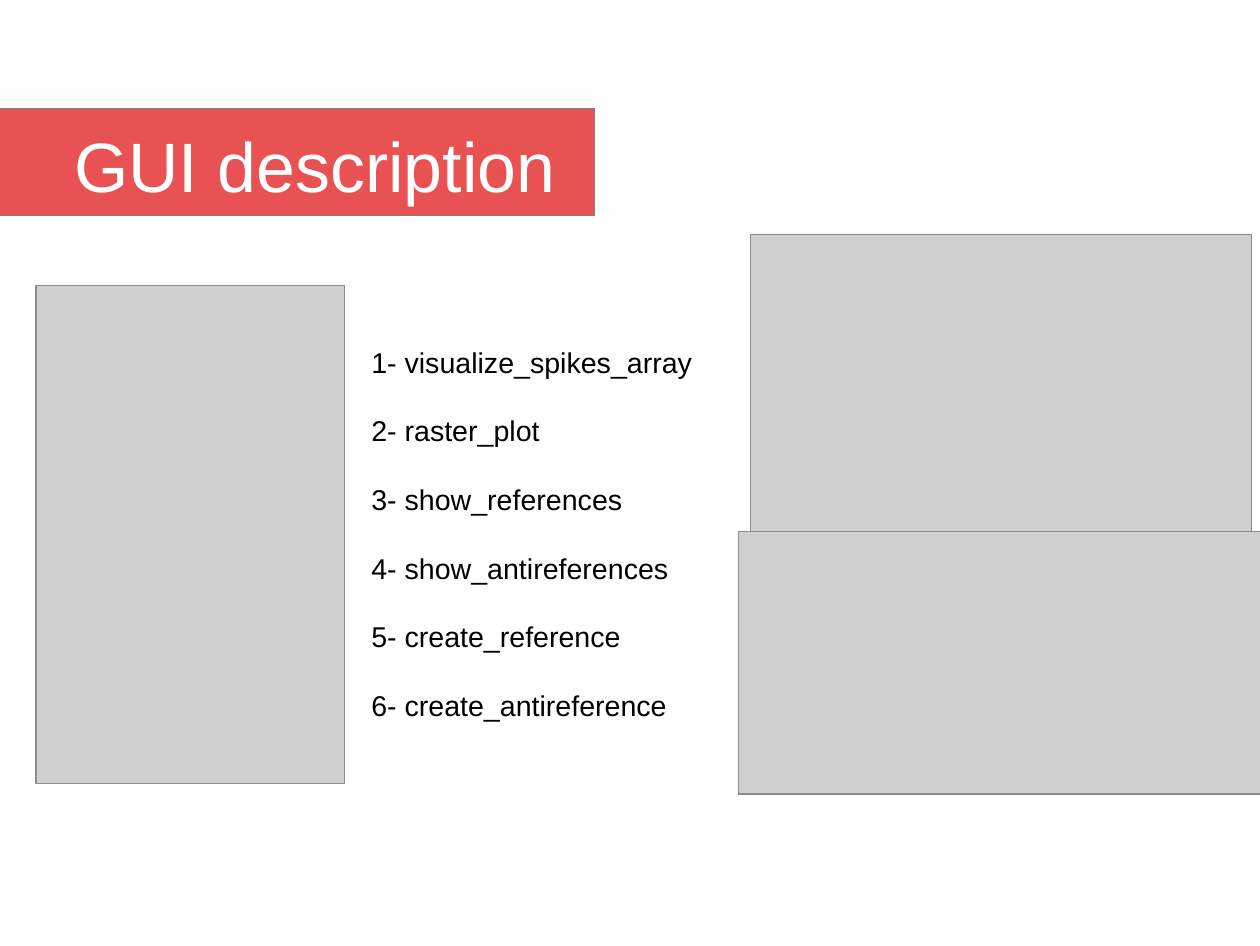
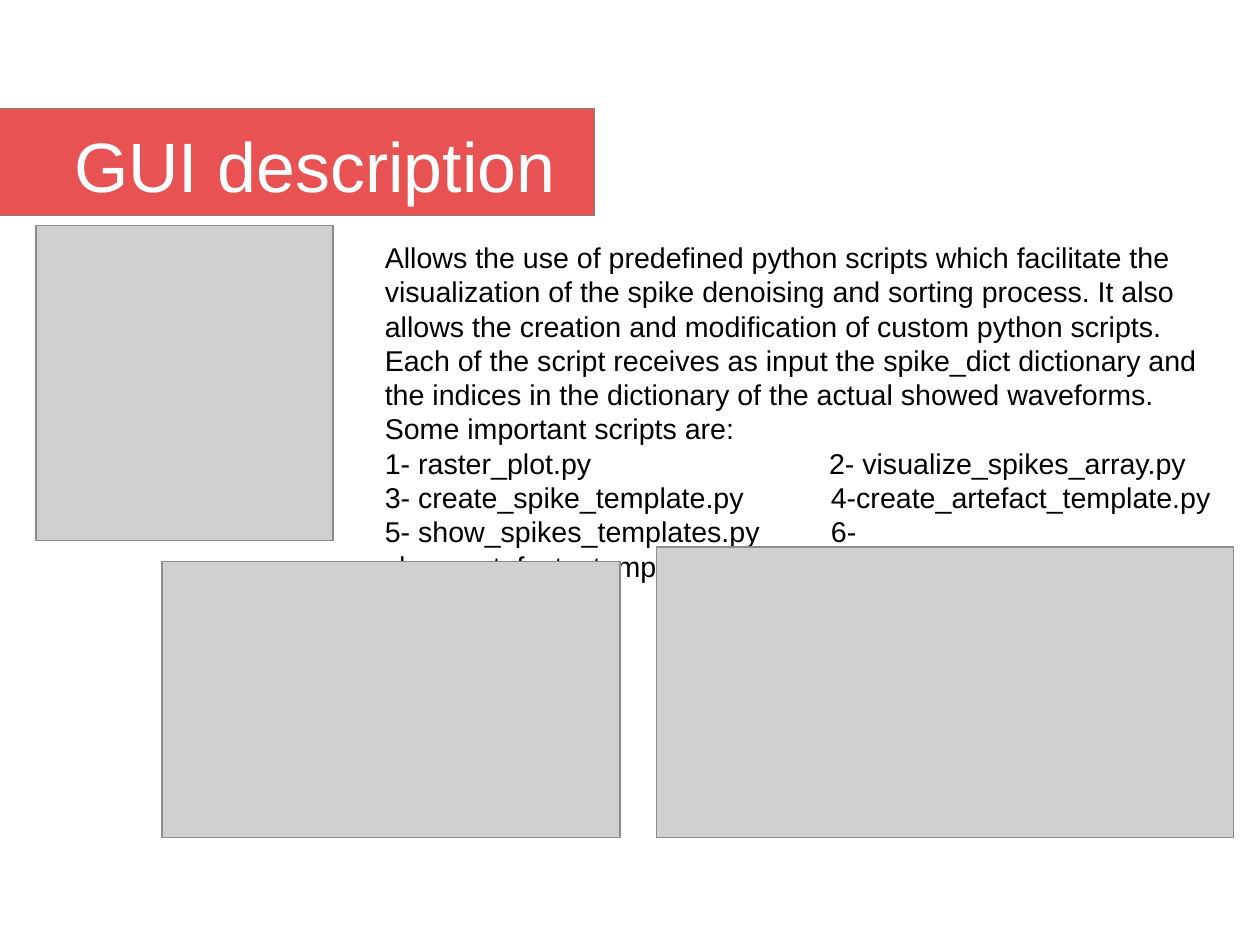
Before and after one commit to mikelval82/NeuroSorter, a slide deck: slide 9 of powerpoint.odp. Drawn at 1260x946 pixels with LibreOffice and Linux fonts; fonts in the diff are those of the drawing; grey boxes stand for pictures; background and template pictures are left out. Boxes give left, top, right and bottom in pixels: in the first picture for what was removed or moved away, otherwise in the second. Text is boxed around its words. In the diff, an @@ line names an element or a change of style, - is before the commit and + after.

```diff
--- a/powerpoint.odp
+++ b/powerpoint.odp
@@ picture resized from (x1=750, y1=234, x2=1251, y2=535) to (x1=35, y1=225, x2=333, y2=541) @@
@@ text added at (x1=385, y1=247, x2=1211, y2=582), 18 pt, text #000000 @@
+Allows the use of predefined python scripts which facilitate the visualization of the spike denoising and sorting process. It also allows the creation and modification of custom python scripts. Each of the script receives as input the spike_dict dictionary and the indices in the dictionary of the actual showed waveforms. Some important scripts are:
+1- raster_plot.py 2- visualize_spikes_array.py
+3- create_spike_template.py 4-create_artefact_template.py
+5- show_spikes_templates.py 6-show_artefacts_templates.py
@@ text removed at (x1=371, y1=352, x2=692, y2=721) @@
-1- visualize_spikes_array
-2- raster_plot
-3- show_references
-4- show_antireferences
-5- create_reference
-6- create_antireference
@@ picture resized from (x1=739, y1=532, x2=1260, y2=795) to (x1=162, y1=561, x2=621, y2=837) @@
@@ picture resized from (x1=35, y1=286, x2=344, y2=783) to (x1=656, y1=547, x2=1234, y2=837) @@
```
Also in this commit, not shown: 5 other slides changed, 1 other file.
